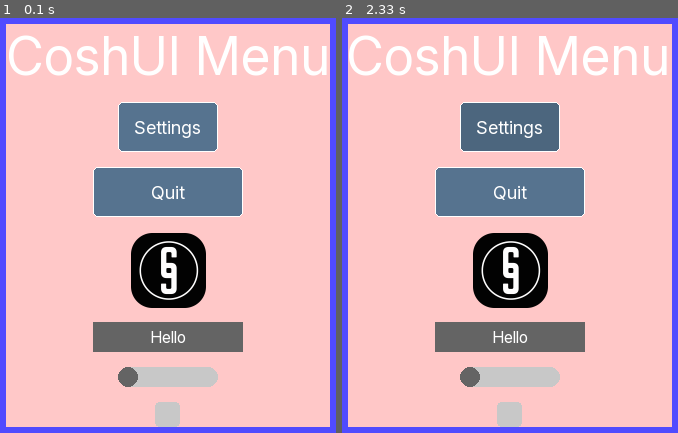
Above: before the commit, frames 1-2 (left to right).
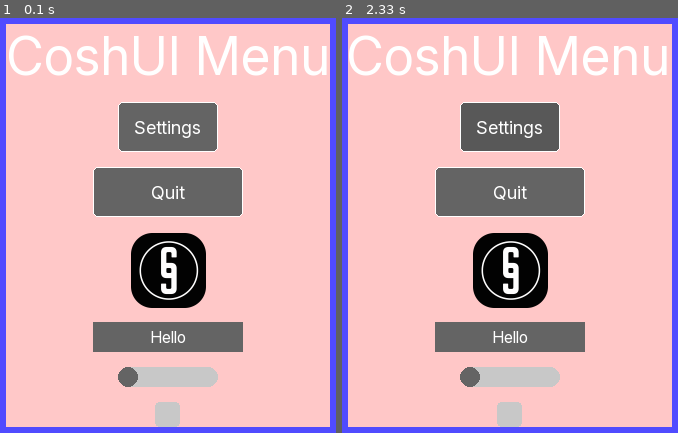
Above: after the commit, the same moments.

Repository: JyleFV/CoshUI
Game: pygame game, started from examples/example_pygame.py
The game is run twice, just before and just after one commit, with the same random seed, the same clock (stepped at 60 frames per second) and the same inputs.
Inputs (mouse positions are in pixels of both pictures, inside the frame that each line leads up to):
- Up to frame 1 (0.1 s): no input
- Up to frame 2 (2.33 s): click (580, 379) at 0.88 s; click (486, 105) at 2.22 s

The runs differ from the first frame. In frame 1, 8.1% of the frame differs, in the area x 27-73%, y 20-48%; in frame 2, 8.1%.

Commit message:
Added type validator for most Node properties in lifecycle.py (basically finished with Theme Rework)

Diff:
--- a/examples/example_pygame.py
+++ b/examples/example_pygame.py
@@ -12,6 +12,12 @@
     clock = py.time.Clock()
 
     cui.add_class("label_color", cui.CoshStyling(background_color=(100, 255, 100)))
+    cui.create_theme("dark", cui.CoshTheme(
+        tokens=dict(primary_color=(100, 100, 100)),
+        nodes=dict(Button=dict(background_color="@primary_color"))
+    ),
+    inherit="DEFAULT")
+    cui.set_theme("dark")
 
     itemList = ["Hello", "World", "My", "Name"]
 
@@ -23,7 +29,7 @@
 
         screen.fill(BLACK)
 
-        with cui.CoshUIRenderer(cui.PygameBackend(screen)):
+        with cui.CoshUIRenderer(cui.PygameBackend(screen), cui.DEBUG):
             with cui.Container(id="container_1", width=cui.FILL, height=cui.FILL, style=cui.CoshStyling(background_color=(80, 75, 255)), align=cui.ALIGN_CENTER, justify=cui.JUSTIFY_CENTER):
                 with cui.Container(id="main_container", mouse_filter=cui.STOP, direction=cui.COLUMN, align=cui.ALIGN_CENTER, justify=cui.JUSTIFY_CENTER, gap=15, style=cui.CoshStyling(background_color=(255, 200, 200))):
                     cui.Label(id="main_label", text="CoshUI Menu", font_size=52, text_overflow=cui.TEXT_HIDDEN)
--- a/src/coshui/_defaults.py
+++ b/src/coshui/_defaults.py
@@ -1,9 +1,8 @@
 from .user_functions import animate
 from .state import CoshUI
-from .types import CoshSizing
+from .types import CoshSizing, CoshPercentage
 from .utility import adjust_brightness_value
 
-# TODO: Add more necessary properties
 ENGINE_DEFAULTS = {
     "width": CoshSizing.AUTO,
     "height": CoshSizing.AUTO,
@@ -18,6 +17,19 @@
     "font_size": 16,
     "text_color": (255, 255, 255),
     "thumb_size": 20
+}
+
+VALID_STYLE_TYPES = {
+    "background_color": tuple,  # e.g., (255, 255, 255)
+    "text_color": tuple,
+    "width": (int, float, CoshSizing, CoshPercentage),
+    "height": (int, float, CoshSizing, CoshPercentage),
+    "margin": (int, float),
+    "padding": (int, float),
+    "gap": (int, float),
+    "alpha": (int,),
+    "border_radius": (int, float),
+    "font_size": (int,),
 }
 
 # Button
--- a/src/coshui/core.py
+++ b/src/coshui/core.py
@@ -1,10 +1,7 @@
-"""CoshUI module for the global and main processes of the UI Engine.
-
-Set the main loop of the UI tree with CoshUIRenderer where every process
-runs within its __enter__ and __exit__ dunder operators.
-
-The CoshUI global namespace is private and should only be accessed
-by internal code, never outside."""
+"""
+This is the main entrance of CoshUI. UI Elements live and die
+within the CoshUIRenderer context manager.
+"""
 
 import time
 
@@ -44,7 +41,7 @@
             delta = now - CoshUI._last_time
 
         CoshUI._last_time = now
-
+        print(CoshUI._theme_registry)
         if delta > 0.1:
             delta = 1/60
 
@@ -60,16 +57,18 @@
         CoshUI._stack.clear()
         self.root.children.clear()
         CoshUI._stack.append(self.root)
+
+        self.build_t0 = time.perf_counter()
         return self
 
     def __exit__(self, *args):
+        build_time = time.perf_counter() - self.build_t0
         CoshUI._stack.pop()
         CoshUI._active_renderer = False
 
         CoshLifecycle.expand(self.root)
-        finalize_defaults(self.root)
 
-        timings = _run_pipeline(self.root, self.backend, self.update_time)
+        timings = _run_pipeline(self.root, self.backend, self.update_time, build_time)
 
         if isinstance(CoshUI._debugger, CoshDebug):
             CoshUI._debugger.render(self.root, CoshUI._render_stack, CoshUI._signals, timings)
@@ -81,26 +80,30 @@
         for key in stale:
             del CoshUI._state_storage[key]
 
-def _run_pipeline(root, backend, update_time=0.0) -> dict:
+def _run_pipeline(root, backend, update_time=0.0, build_time=0.0) -> dict:
     t0 = time.perf_counter()
+    finalize_defaults(root)
+    t1 = time.perf_counter()
     measure(root)
-    t1 = time.perf_counter()
+    t2 = time.perf_counter()
     layout(root, root._x, root._y)
-    t2 = time.perf_counter()
+    t3 = time.perf_counter()
     render(root)
-    t3 = time.perf_counter()
+    t4 = time.perf_counter()
     CoshUI._render_stack.sort(key=lambda d: d.z_index)
     CoshUI._signals.clear()
     process_events()
-    t4 = time.perf_counter()
+    t5 = time.perf_counter()
     backend.flush(CoshUI._render_stack)
-    t5 = time.perf_counter()
+    t6 = time.perf_counter()
 
     return {
+        "build_time": build_time,
         "update": update_time,
-        "measure": t1 - t0,
-        "layout": t2 - t1,
-        "render": t3 - t2,
-        "process_events": t4 - t3,
-        "backend_render": t5 - t4
+        "final_default": t1 - t0,
+        "measure": t2 - t1,
+        "layout": t3 - t2,
+        "render": t4 - t3,
+        "process_events": t5 - t4,
+        "backend_render": t6 - t5
     }
--- a/src/coshui/debug.py
+++ b/src/coshui/debug.py
@@ -9,7 +9,9 @@
 # Most this file was vibecoded, so I'm not sure what's going on here most of the time
 class CoshDebug:
     GRAPH_COLORS = {
+        "build_time": "#ff1cf0",
         "update": "#e9ff42",
+        "final_default": "#20ffe5",
         "measure": "#4fc3f7",
         "layout": "#81c784",
         "render": "#ffb74d",
--- a/src/coshui/lifecycle.py
+++ b/src/coshui/lifecycle.py
@@ -2,6 +2,7 @@
 
 from .cui_error import CoshUIError
 from .state import CoshUI
+from .types import CoshSizing, CoshPercentage
 
 class CoshLifecycle:
     @staticmethod
@@ -86,3 +87,46 @@
 
         CoshLifecycle.apply_styling(node)
         CoshLifecycle.apply_theme(node)
+        CoshLifecycle.validate_node_types(node)
+
+    # This method checks if every property is the correct datatype
+    # A runtime type checker if you will.
+    @staticmethod
+    def validate_node_types(node):
+        # Holds properties and their supposed types
+        PROPERTY_RULES = {
+            "width": (int, float, CoshSizing, CoshPercentage),
+            "height": (int, float, CoshSizing, CoshPercentage),
+            "margin": (int, float),
+            "padding": (int, float),
+            "gap": (int, float),
+            "alpha": (int,),
+            "border_radius": (int, float),
+            "font_size": (int,),
+            "transform_scale": (int, float),
+            "transform_rotation": (int, float),
+            "transform_position": (tuple,),
+            "text_color": (tuple,),
+            "background_color": (tuple,)
+        }
+
+        for target in (node, node.style):
+            if not target:
+                continue
+
+            for property, allowed_types in PROPERTY_RULES.items():
+                if not hasattr(target, property):
+                    continue
+
+                val = getattr(target, property)
+                if val is None:
+                    continue
+
+                if not isinstance(val, allowed_types):
+                    node_name = node.id if node.id else type(node).__name__
+                    expected = ", ".join([t.__name__ for t in allowed_types])
+
+                    raise CoshUIError(
+                        f"Type Error on '{node_name}': Property `{property}` is set to `{val}` ({type(val).__name__}), "
+                        f"but expected types are ({expected})."
+                    )
--- a/src/coshui/pipeline.py
+++ b/src/coshui/pipeline.py
@@ -1,8 +1,14 @@
+"""
+This file is for functions that act as the main pipeline of the CoshUI engine.
+From the measure and layout systems all the way to the finalization of default values, this file
+holds all the step by step.
+"""
+
 from .state import CoshUI
 from .input import CoshInput
 from .node_definitions import Node, TextNode
 from .widgets import Container, Grid
-from .animation import Tween
+from .cui_error import CoshUIError
 from .utility import point_in_rect, get_local_mouse, _find_line_breaks, _justify_offset, _align_offset, resolve_four_value
 from ._defaults import ENGINE_DEFAULTS
 from .types import *
@@ -116,9 +122,8 @@
                 if data.mouse_filter is CoshMouseFilter.STOP:
                     consumed_click = True
 
-# TODO: Add type validation for attributes
 def finalize_defaults(node):
-    targets = [node, node.style, node]
+    targets = [node, node.style]
 
     for key, fallback in ENGINE_DEFAULTS.items():
         for target in targets:
--- a/src/coshui/user_functions.py
+++ b/src/coshui/user_functions.py
@@ -134,7 +134,6 @@
     When inheriting from an existing theme, it will act as the **base** that your new theme overrides. If it does not have a value (meaning it's None), it will act as a completely new override.
     """
 
-    # NOTE: Rework in progress
     final_theme = theme
 
     if inherit is not None:
--- a/src/coshui/utility.py
+++ b/src/coshui/utility.py
@@ -1,15 +1,14 @@
-from __future__ import annotations
-from typing import TypeVar, Generic, TYPE_CHECKING, Callable, Optional
+"""
+This file is reserved for helper functions that aren't integral to the core and backends but are generally
+helpful and are used in multiple places in the codebase.
+"""
+
 import math
 
 from .cui_error import CoshUIError, warn
+from .themes import CoshTheme
 from .state import CoshUI
 from .types import *
-
-if TYPE_CHECKING:
-    from .themes import CoshTheme
-
-# ================ Helper Functions ================
 
 def adjust_brightness_value(rgb, factor):
     return tuple(max(0, min(255, int(c * factor))) for c in rgb)
